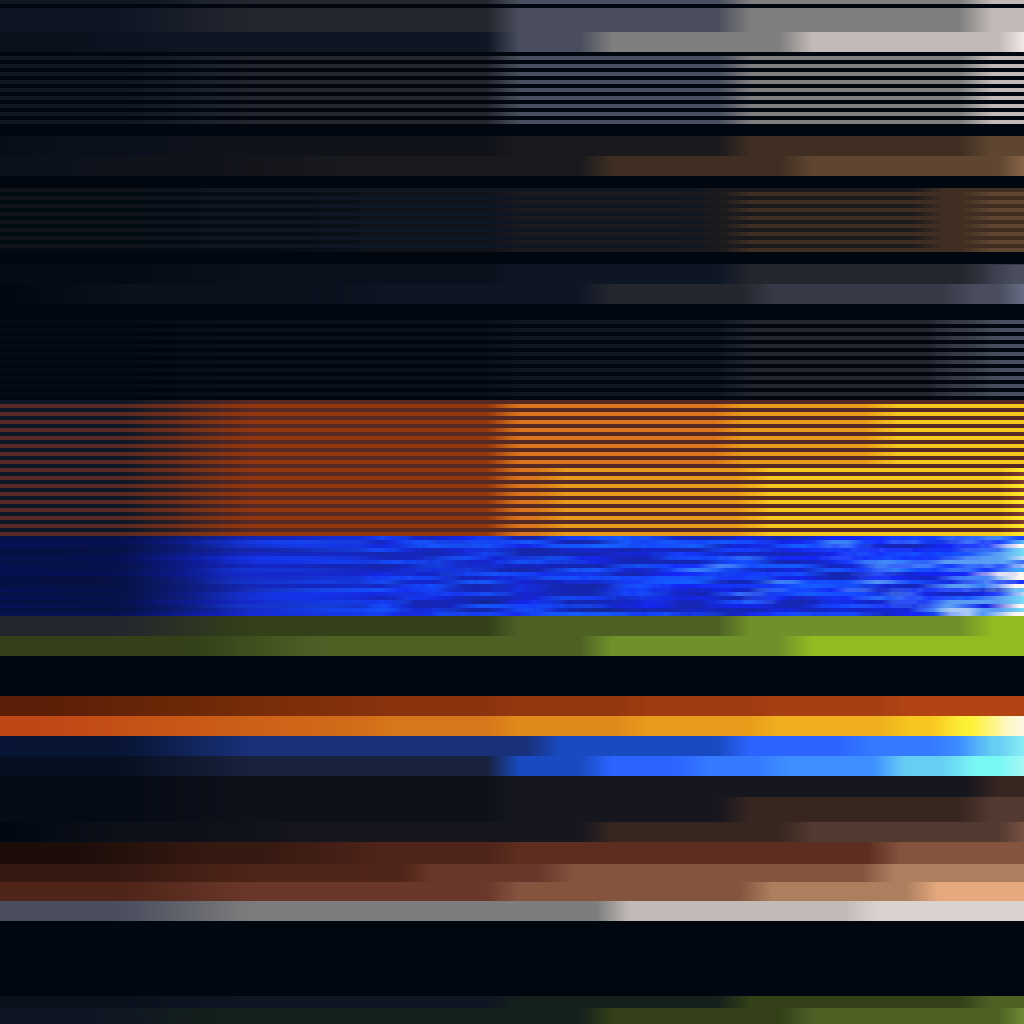
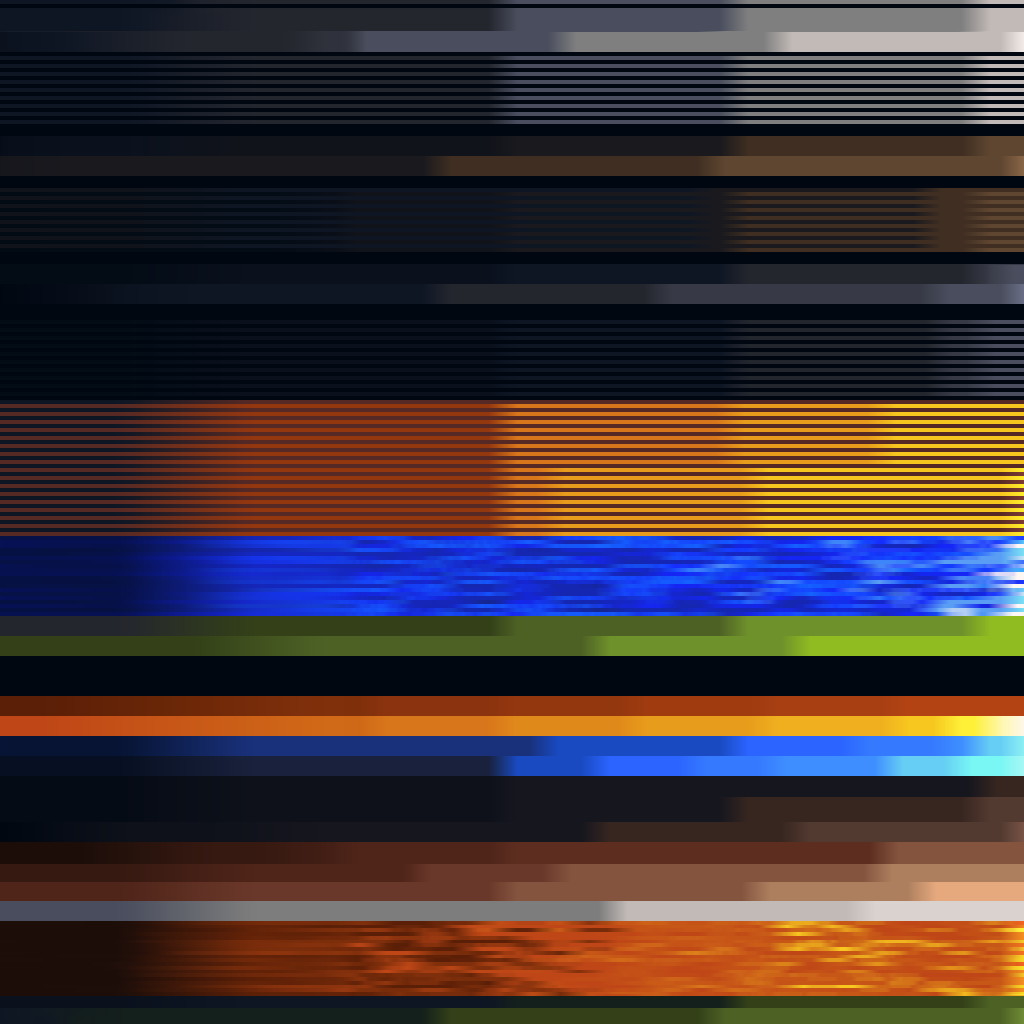
Layered file, before and after one edit (w=1024, h=1024). Changes by layer:
removed layer "Layer 52" over [0, 0, 1024, 1024]
added layer "Layer 57" above "Layer 7" over [0, 0, 1024, 1024]
painted on "Layer 7" over [0, 921, 1024, 996]
painted on "Layer 6" over [0, 921, 1024, 996]
added layer "Layer 54" above "Layer 46" over [0, 921, 1024, 996]
painted on "Layer 46" over [0, 31, 976, 1024]
hid group "RampSource" (20 layers) over [0, 0, 1024, 1024]
